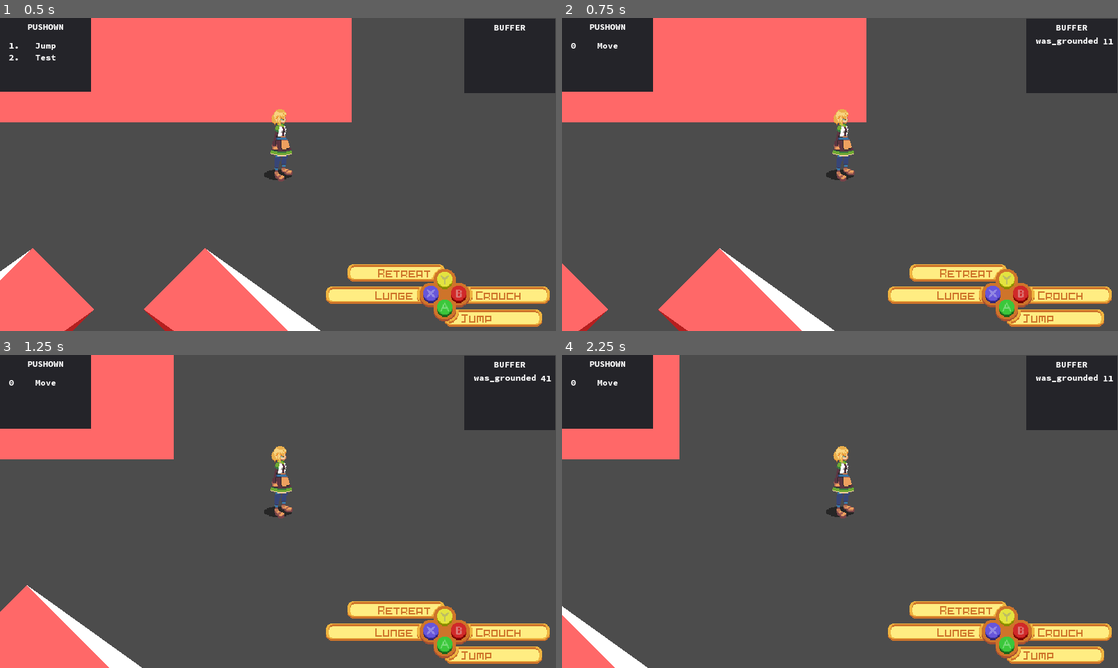
Above: before the commit, frames 1-4 (two rows, left to right).
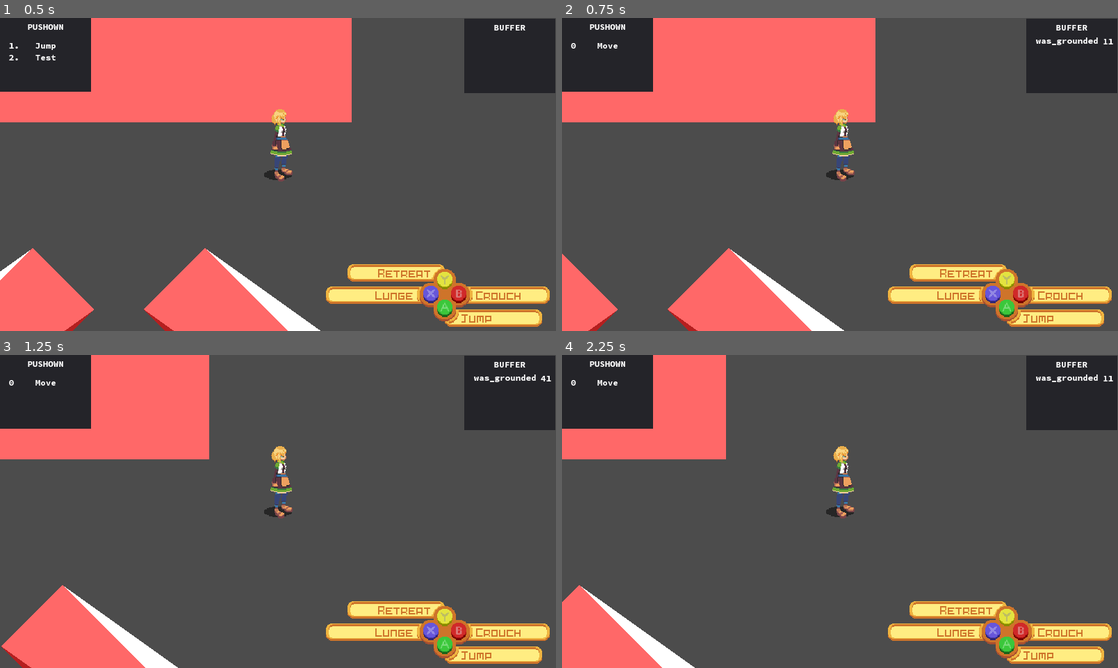
Above: after the commit, the same moments.

Repository: MTareqAzim/scratchpad
Game: Godot game, scene res://Scenes/World/World.tscn
Same seed, same stepped clock (60 frames per second), same inputs: the game is played once before the commit and once after it.
Inputs (mouse positions are in pixels of both pictures, inside the frame that each line leads up to):
- Up to frame 1 (0.5 s): no input
- Up to frame 2 (0.75 s): tap Enter (ui_accept) at 0.5 s; move the mouse to (962, 158) at 0.52 s; hold Right (ui_right) from 0.53 s (still down); click (962, 158) at 0.67 s
- Up to frame 3 (1.25 s): keep holding Right (ui_right); tap Enter (ui_accept) at 0.77 s
- Up to frame 4 (2.25 s): release Right (ui_right) at 1.25 s; drag from (728, 527) to (840, 486) at 1.27 s; tap Enter (ui_accept) at 2 s; move the mouse to (895, 442) at 2.02 s; hold Right (ui_right) from 2.03 s (still down)

Frame 1 is identical in both runs. In frame 2, 2.3% of the frame differs, in the area x 0-57%, y 0-100%; in frame 3, 5.4%; in frame 4, 5.5%, in the area x 0-30%, y 0-100%.

Commit message:
Updated move to use variables from component state.

Diff:
--- a/Scenes/Player/Component States/crouch.tscn
+++ b/Scenes/Player/Component States/crouch.tscn
@@ -23,12 +23,12 @@
 "input": NodePath(""),
 "look": NodePath("")
 }
+variables = {
+"max_speed": 150
+}
 
 [node name="Move" type="Node" parent="."]
 script = ExtResource( 2 )
-body_key = "body"
-input_handler_key = "input"
-max_speed = 200
 
 [node name="Look Direction" type="Node" parent="."]
 script = ExtResource( 3 )
--- a/Scenes/Player/Component States/fall.tscn
+++ b/Scenes/Player/Component States/fall.tscn
@@ -10,8 +10,6 @@
 [ext_resource path="res://Utils/State Machine/State/State Components/Transitions/pressed_transition_state_component.gd" type="Script" id=8]
 [ext_resource path="res://Utils/Entity/State Components/Action Buffer/action_buffer_activate_state_component.gd" type="Script" id=9]
 
-
-
 [node name="Fall" type="Node"]
 script = ExtResource( 1 )
 state_name = "fall"
@@ -23,12 +21,12 @@
 "input": NodePath(""),
 "look": NodePath("")
 }
+variables = {
+"max_speed": 250
+}
 
 [node name="Move" type="Node" parent="."]
 script = ExtResource( 2 )
-body_key = "body"
-input_handler_key = "input"
-max_speed = 300
 
 [node name="Look Direction" type="Node" parent="."]
 script = ExtResource( 3 )
@@ -54,7 +52,6 @@
 [node name="Air Dashed" type="Node" parent="Transitions"]
 script = ExtResource( 7 )
 action_buffer_key = "buffer"
-oneshot = true
 action = "air_dashed"
 frames = 5
 
--- a/Scenes/Player/Component States/idle.tscn
+++ b/Scenes/Player/Component States/idle.tscn
@@ -12,8 +12,6 @@
 [ext_resource path="res://Utils/State Machine/State/State Components/Transitions/transition_state_component.gd" type="Script" id=10]
 [ext_resource path="res://Utils/State Machine/State/State Components/Node State Components/Exit/call_function_exit_state_component.gd" type="Script" id=11]
 
-
-
 [node name="Idle" type="Node"]
 script = ExtResource( 1 )
 state_name = "idle"
@@ -23,12 +21,12 @@
 "input": NodePath(""),
 "look": NodePath("")
 }
+variables = {
+"max_speed": 250
+}
 
 [node name="Move" type="Node" parent="."]
 script = ExtResource( 2 )
-body_key = "body"
-input_handler_key = "input"
-max_speed = 300
 
 [node name="Look Direction" type="Node" parent="."]
 script = ExtResource( 3 )
--- a/Scenes/Player/Component States/jump.tscn
+++ b/Scenes/Player/Component States/jump.tscn
@@ -11,7 +11,6 @@
 [ext_resource path="res://Utils/State Machine/State/State Components/Node State Components/Update/Transitions/equals_transition_state_component.gd" type="Script" id=9]
 [ext_resource path="res://Utils/State Machine/State/State Components/Transitions/pressed_transition_state_component.gd" type="Script" id=10]
 
-
 [node name="Jump" type="Node"]
 script = ExtResource( 1 )
 state_name = "jump"
@@ -22,12 +21,12 @@
 "input": NodePath(""),
 "look": NodePath("")
 }
+variables = {
+"max_speed": 250
+}
 
 [node name="Move" type="Node" parent="."]
 script = ExtResource( 2 )
-body_key = "body"
-input_handler_key = "input"
-max_speed = 300
 
 [node name="Look Direction" type="Node" parent="."]
 script = ExtResource( 3 )
--- a/Scenes/Player/Component States/move.tscn
+++ b/Scenes/Player/Component States/move.tscn
@@ -12,8 +12,6 @@
 [ext_resource path="res://Utils/State Machine/State/State Components/Transitions/transition_state_component.gd" type="Script" id=10]
 [ext_resource path="res://Utils/State Machine/State/State Components/Node State Components/Exit/call_function_exit_state_component.gd" type="Script" id=11]
 
-
-
 [node name="Move" type="Node"]
 script = ExtResource( 1 )
 state_name = "move"
@@ -23,12 +21,12 @@
 "input": NodePath(""),
 "look": NodePath("")
 }
+variables = {
+"max_speed": 250
+}
 
 [node name="Move" type="Node" parent="."]
 script = ExtResource( 2 )
-body_key = "body"
-input_handler_key = "input"
-max_speed = 300
 
 [node name="Look Direction" type="Node" parent="."]
 script = ExtResource( 3 )
--- a/Scenes/Player/Component States/stand_up.tscn
+++ b/Scenes/Player/Component States/stand_up.tscn
@@ -22,12 +22,12 @@
 "input": NodePath(""),
 "look": NodePath("")
 }
+variables = {
+"max_speed": 150
+}
 
 [node name="Move" type="Node" parent="."]
 script = ExtResource( 2 )
-body_key = "body"
-input_handler_key = "input"
-max_speed = 200
 
 [node name="Look Direction" type="Node" parent="."]
 script = ExtResource( 3 )
--- a/Scenes/Player/Player.tscn
+++ b/Scenes/Player/Player.tscn
@@ -100,7 +100,6 @@
 script = ExtResource( 10 )
 
 [node name="State Machine" type="Node" parent="." index="9"]
-editor/display_folded = true
 script = ExtResource( 11 )
 _active = true
 
@@ -111,6 +110,9 @@
 "input": NodePath("../../Player Input"),
 "look": NodePath("../../Look Direction")
 }
+variables = {
+"max_speed": 250
+}
 
 [node name="Move" parent="State Machine" index="1" instance=ExtResource( 13 )]
 dependencies = {
@@ -119,6 +121,9 @@
 "input": NodePath("../../Player Input"),
 "look": NodePath("../../Look Direction")
 }
+variables = {
+"max_speed": 250
+}
 
 [node name="Crouch" parent="State Machine" index="2" instance=ExtResource( 14 )]
 editor/display_folded = true
@@ -128,6 +133,9 @@
 "input": NodePath("../../Player Input"),
 "look": NodePath("../../Look Direction")
 }
+variables = {
+"max_speed": 150
+}
 
 [node name="Stand Up" parent="State Machine" index="3" instance=ExtResource( 15 )]
 dependencies = {
@@ -136,6 +144,9 @@
 "input": NodePath("../../Player Input"),
 "look": NodePath("../../Look Direction")
 }
+variables = {
+"max_speed": 150
+}
 
 [node name="Fall" parent="State Machine" index="4" instance=ExtResource( 16 )]
 dependencies = {
@@ -144,6 +155,9 @@
 "input": NodePath("../../Player Input"),
 "look": NodePath("../../Look Direction")
 }
+variables = {
+"max_speed": 250
+}
 
 [node name="Jump" parent="State Machine" index="5" instance=ExtResource( 17 )]
 dependencies = {
@@ -151,6 +165,9 @@
 "buffer": NodePath("../../ActionBuffer"),
 "input": NodePath("../../Player Input"),
 "look": NodePath("../../Look Direction")
+}
+variables = {
+"max_speed": 250
 }
 
 [node name="High Jump" parent="State Machine" index="6" instance=ExtResource( 17 )]
@@ -162,6 +179,9 @@
 "buffer": NodePath("../../ActionBuffer"),
 "input": NodePath("../../Player Input"),
 "look": NodePath("../../Look Direction")
+}
+variables = {
+"max_speed": 250
 }
 
 [node name="Jump" parent="State Machine/High Jump" index="2"]
--- a/Utils/Entity/State Components/Movement/move_state_component.gd
+++ b/Utils/Entity/State Components/Movement/move_state_component.gd
@@ -1,17 +1,18 @@
 extends EntityStateComponent
 class_name MoveStateComponent, "move_state_component.png"
 
-export (String) var body_key
-export (String) var input_handler_key
-export (int) var max_speed := 0
+export (String) var body_key := "body"
+export (String) var input_handler_key := "input"
+export (String) var max_speed_key := "max_speed"
 
 var _body : KinematicBody2P5D
 var _input_handler : InputHandler
+var _max_speed : int = 0
 
 
 func update(delta: float) -> void:
 	var input_direction = _input_handler.get_direction()
-	_move_2d(input_direction, max_speed)
+	_move_2d(input_direction, _max_speed)
 
 
 func assign_dependencies() -> void:
@@ -19,6 +20,10 @@
 	_input_handler = component_state.get_dependency(input_handler_key)
 
 
+func assign_variables() -> void:
+	_max_speed = component_state.get_variable(max_speed_key)
+
+
 func _move_2d(direction: Vector2, speed: int) -> void:
 	var velocity_2d = direction.normalized() * speed
 	_body.set_velocity_2d(velocity_2d)
--- a/test/unit/Entity/State Components/Movement/test_move_state_component.gd
+++ b/test/unit/Entity/State Components/Movement/test_move_state_component.gd
@@ -32,7 +32,7 @@
 
 func test_move_inputs():
 	var max_speed = 300
-	input_move.max_speed = max_speed
+	input_move._max_speed = max_speed
 
 	stub(doubled_input, "get_direction").to_return(Vector2(0, 1))
 	input_move.update(0.1)
Not shown: 1 places in Scenes/Player/Player.tscn that only renumber resources
Not shown, changed: addons/gut/GutScene.tscn
Not shown, added: addons/gut/hook_script.gd
Not shown, added: addons/gut/one_to_many.gd
